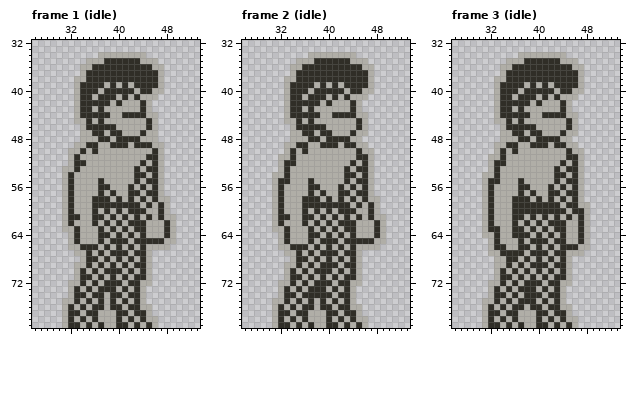
Pixel-art file: support/player/player.aseprite. That is the earlier state.
80x80 pixels, 117 frames. Shown: frame 1 (idle): x 26..53, y 32..79; frame 2 (idle): x 26..53, y 32..79; frame 3 (idle): x 26..53, y 32..79. The commit also changed other frames, which this record leaves out.
After the commit:
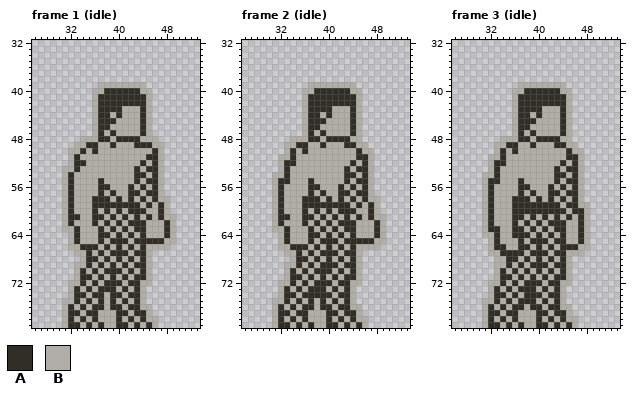
Palette (. is transparent): A #302e27  B #b0aea7
What changed:
layer "Roman Armour/Helmet - Playdate" now hidden
--- frame 1 (idle)
@@ x 31..49 @@
 33 ...................
-34 ......BBBBBBBB.....
-35 ....BBBAAAAAABBB...
-36 ...BBAAAAAAAAAABB..
-37 ...BAAAAAAAAAAAAB..
-38 ..BBAAAAAAAAAAAAB..
-39 ..BAAAABABABAAAAB..
-40 ..BAAABAAAAABAABB..
-41 ..BAABAAABABABBB...
-42 ..BAAAAABABBBAB....
-43 ..BAABABBBBBBAB....
-44 ..BAAAAABBAAAABB...
-45 ..BBABABBBBBBBAB...
-46 ...BAAAAABBBBBAB...
-47 ...BBAABAABBBABB...
+34 ...................
+35 ...................
+36 ...................
+37 ...................
+38 ...................
+39 ......BBBBBBBB.....
+40 .....BBAAAAAABB....
+41 .....BAAAAAAAAB....
+42 .....BAAAAAAAAB....
+43 .....BAAAABBBAB....
+44 .....BAABABBBAB....
+45 .....BAAABBBBAB....
+46 .....BAABBBBBAB....
+47 .....BABABBBBAB....
 48 ...BBBAABAAAABBB...
-49 ..BBAABBAAABAAABB..
+49 ..BBAABBABBBAAABB..
 50 .BBABABBBBBBBBBAB..
--- frame 2 (idle)
@@ x 31..49 @@
 33 ...................
-34 ......BBBBBBBB.....
-35 ....BBBAAAAAABBB...
-36 ...BBAAAAAAAAAABB..
-37 ...BAAAAAAAAAAAAB..
-38 ..BBAAAAAAAAAAAAB..
-39 ..BAAAABABABAAAAB..
-40 ..BAAABAAAAABAABB..
-41 ..BAABAAABABABBB...
-42 ..BAAAAABABBBAB....
-43 ..BAABABBBBBBAB....
-44 ..BAAAAABBAAAABB...
-45 ..BBABABBBBBBBAB...
-46 ...BAAAAABBBBBAB...
-47 ...BBAABAABBBABB...
+34 ...................
+35 ...................
+36 ...................
+37 ...................
+38 ...................
+39 ......BBBBBBBB.....
+40 .....BBAAAAAABB....
+41 .....BAAAAAAAAB....
+42 .....BAAAAAAAAB....
+43 .....BAAAABBBAB....
+44 .....BAABABBBAB....
+45 .....BAAABBBBAB....
+46 .....BAABBBBBAB....
+47 .....BABABBBBAB....
 48 ...BBBAABAAAABB....
-49 ..BBAABBAAABAABB...
+49 ..BBAABBABBBAABB...
 50 ..BABABBBBBBBBABB..
--- frame 3 (idle): the same change as frame 2 (idle)
Boxes around the changes in both pictures, in picture pixels (x1, y1, x2, y2):
changed: (74, 52, 164, 148)
changed: (284, 52, 374, 148)
changed: (494, 52, 584, 148)
